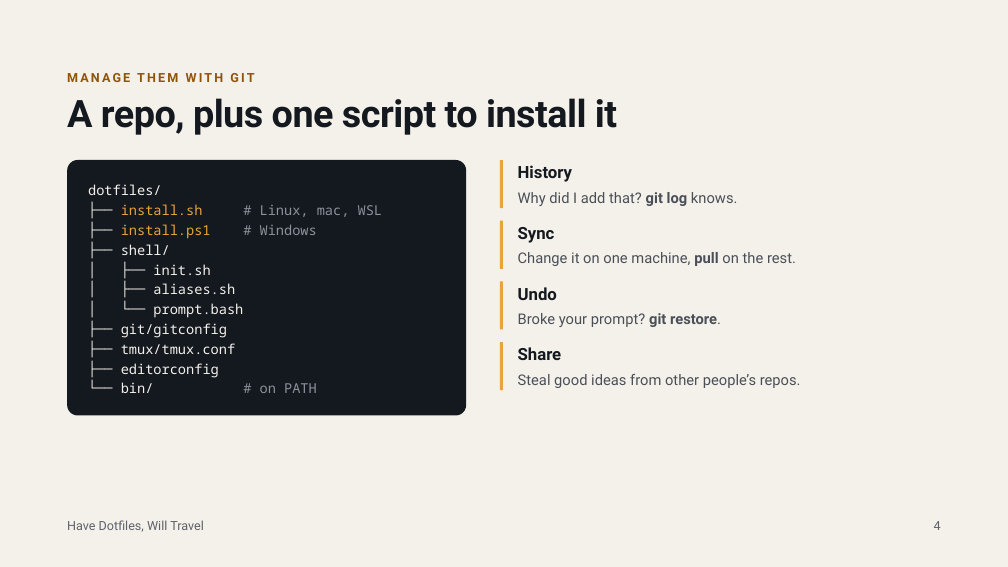
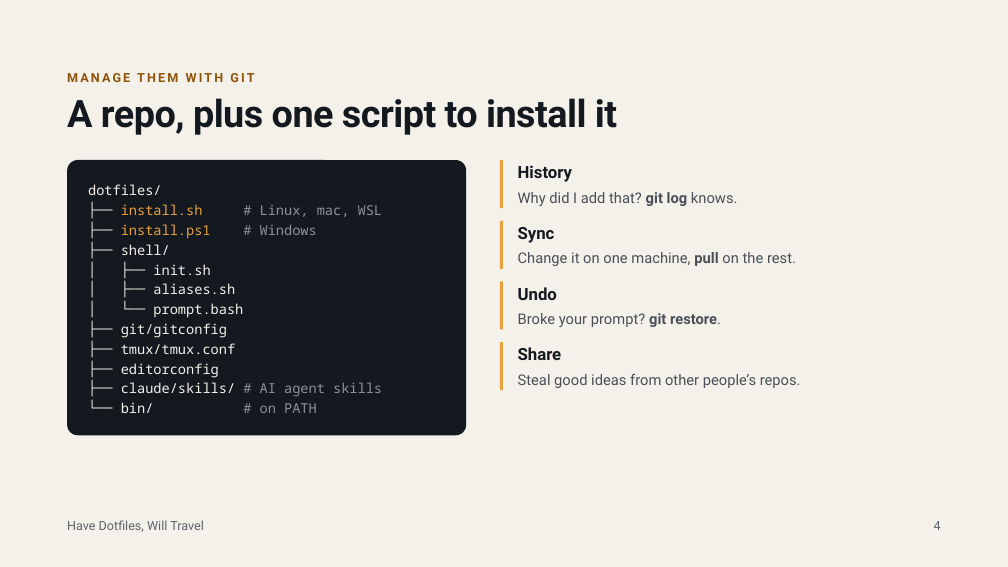
Before and after one commit to duanenewman/dotfiles-demo, a slide deck: slide 4 of docs/Have Dotfiles, Will Travel.pptx. Drawn at 1008x567 pixels with LibreOffice and Linux fonts; fonts in the diff are those of the drawing. Boxes give left, top, right and bottom in pixels: in the first picture for what was removed or moved away, otherwise in the second. Text is boxed around its words. In the diff, an @@ line names an element or a change of style, - is before the commit and + after.

Commit message:
added slide deck

```diff
--- a/docs/Have Dotfiles, Will Travel.pptx
+++ b/docs/Have Dotfiles, Will Travel.pptx
@@ rounded rectangle "dotfiles/": place and size @@
-rounded rectangle "dotfiles/" at (67, 160, 467, 416)
+rounded rectangle "dotfiles/" at (67, 160, 467, 436)
@@ rounded rectangle "dotfiles/" at (67, 160, 467, 436): proportions changed @@
@@ text in rounded rectangle at (121, 382, 382, 396): paragraph added @@
+├── claude/skills/ # AI agent skills
```
